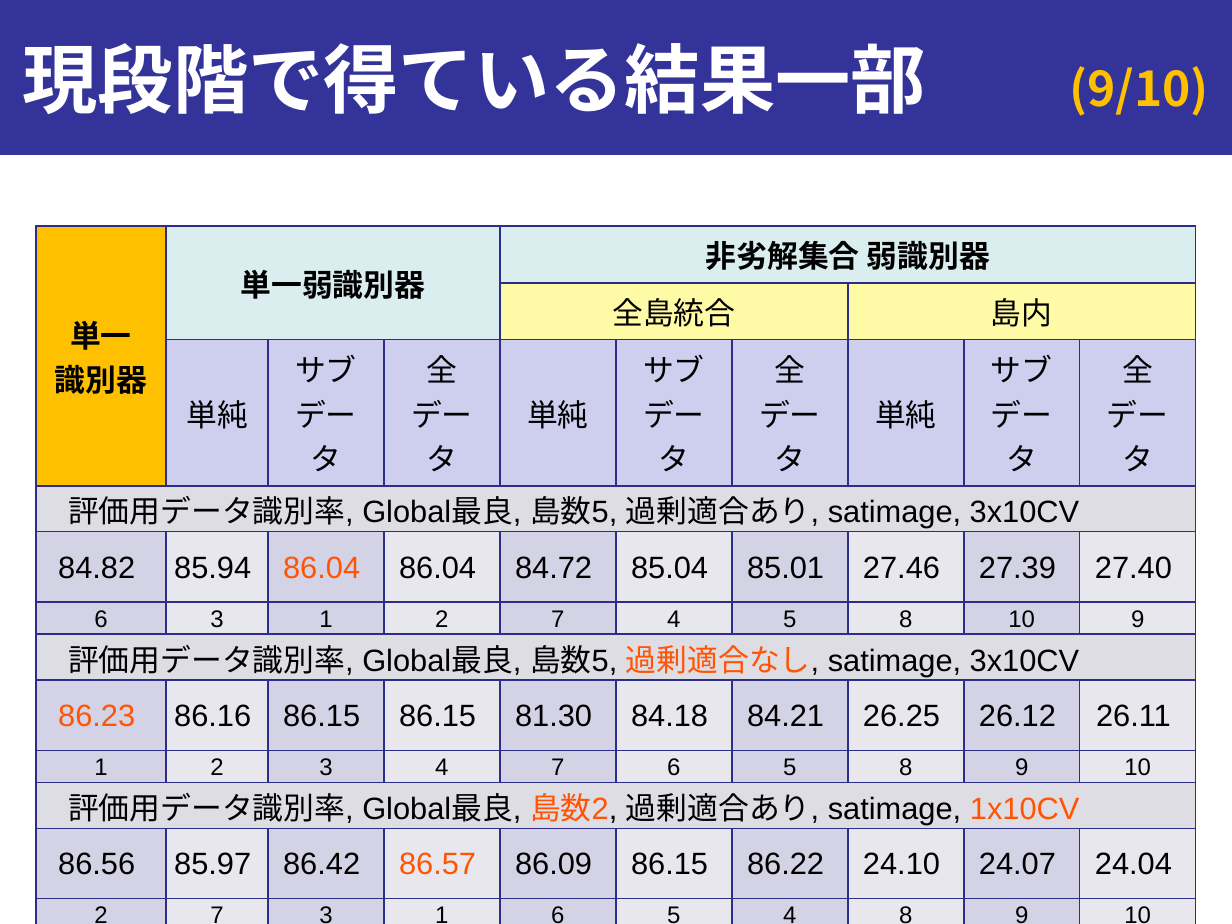
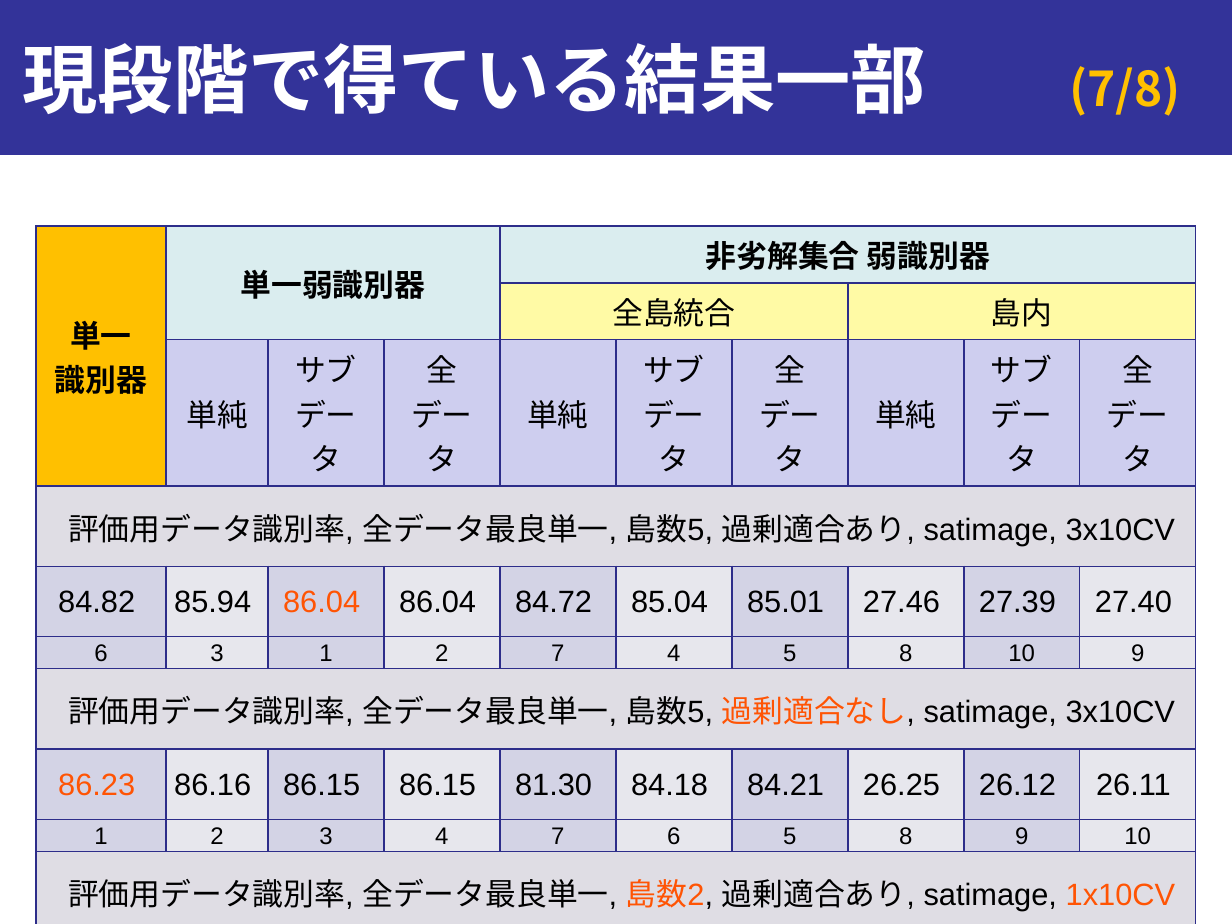
Before and after one commit to onikUone/Junior_slides, a slide deck: slide 7 of 進捗報告_第2回_20190115.pptx (slide 9 before the commit). Drawn at 1232x924 pixels with LibreOffice and Linux fonts; fonts in the diff are those of the drawing. Boxes give left, top, right and bottom in pixels: in the first picture for what was removed or moved away, otherwise in the second. Text is boxed around its words. In the diff, an @@ line names an element or a change of style, - is before the commit and + after.

Commit message:
1/15 11:36

```diff
--- a/進捗報告_第2回_20190115.pptx
+++ b/進捗報告_第2回_20190115.pptx
@@ page number removed at (x1=1070, y1=66, x2=1209, y2=116) @@
-(9/10)
@@ page number added at (x1=1070, y1=66, x2=1181, y2=116), 28 pt, text #FFC000, bold @@
+(7/8)
@@ table at (x1=36, y1=225, x2=1195, y2=915) @@
-row 4, column 1: 評価用データ識別率, Global最良, 島数5, 過剰適合あり, satimage, 3x10CV
+row 4, column 1: 評価用データ識別率, 全データ最良単一, 島数5, 過剰適合あり, satimage, 3x10CV
-row 7, column 1: 評価用データ識別率, Global最良, 島数5, 過剰適合なし, satimage, 3x10CV
+row 7, column 1: 評価用データ識別率, 全データ最良単一, 島数5, 過剰適合なし, satimage, 3x10CV
-row 10, column 1: 評価用データ識別率, Global最良, 島数2, 過剰適合あり, satimage, 1x10CV
+row 10, column 1: 評価用データ識別率, 全データ最良単一, 島数2, 過剰適合あり, satimage, 1x10CV
```
Also in this commit, not shown: 5 other slides changed, 2 slides removed.
